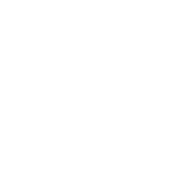
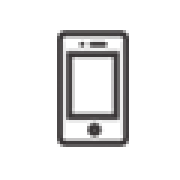
Layered file, before and after one edit (180px x 180px). Changes by layer:
hid "Layer 10" over [57, 54, 129, 132]
showed "Layer 6" over [57, 30, 129, 147]
